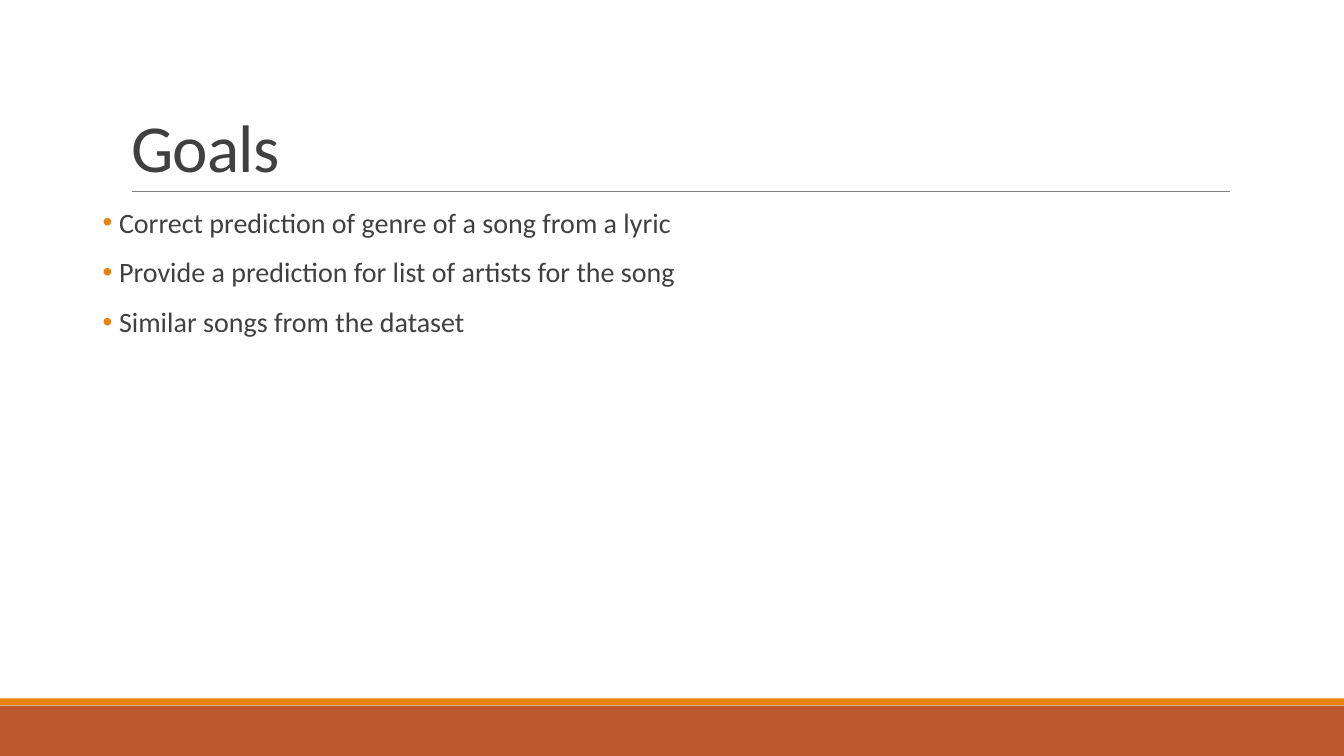
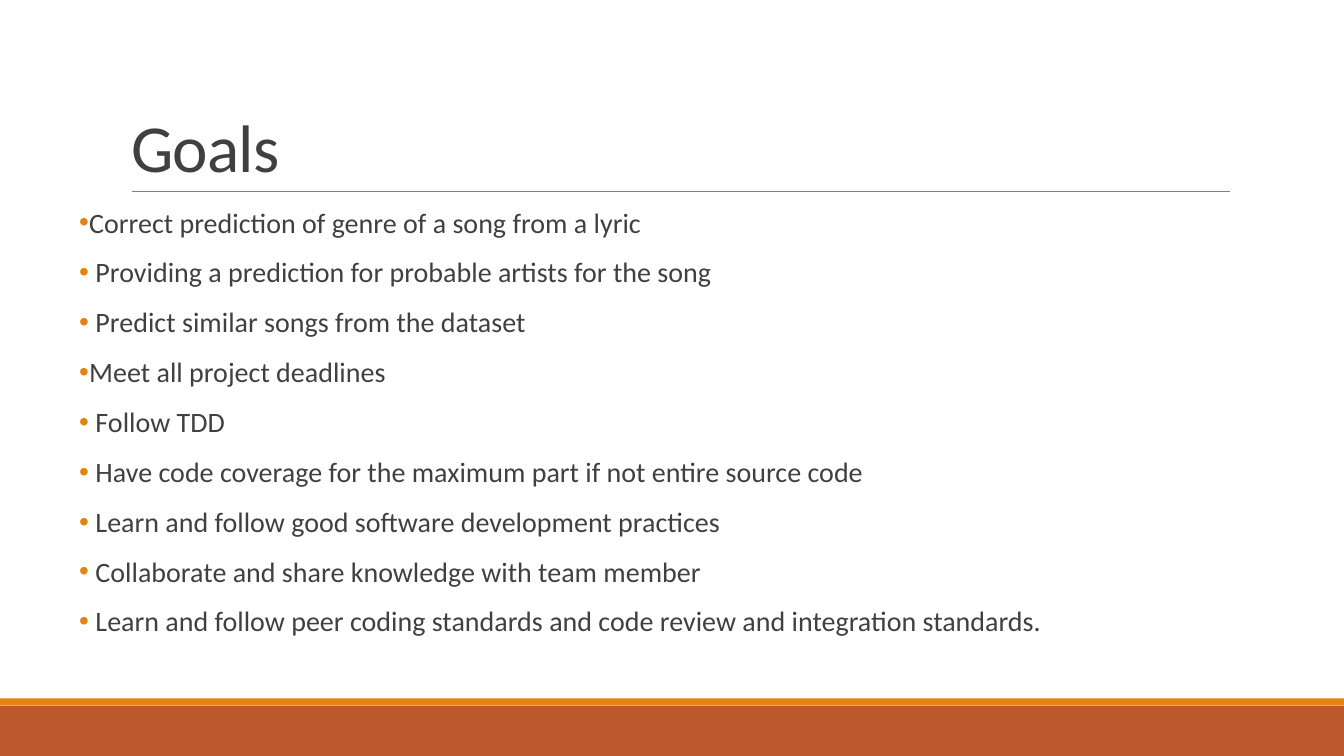
Before and after one commit to yingy4/csye7200-team2-spring2018, a slide deck: slide 8 of Genre Predictor from Lyrics.pptx. Drawn at 1344x756 pixels with LibreOffice and Linux fonts; fonts in the diff are those of the drawing. Boxes give left, top, right and bottom in pixels: in the first picture for what was removed or moved away, otherwise in the second. Text is boxed around its words. In the diff, an @@ line names an element or a change of style, - is before the commit and + after.

Commit message:
Add files via upload
Changes to integrate all corrections suggested and with time and date for milestones.

```diff
--- a/Genre Predictor from Lyrics.pptx
+++ b/Genre Predictor from Lyrics.pptx
@@ text "Correct prediction of genre of ...": place and size @@
-text "Correct prediction of genre of ..." at (119,213,675,337)
+text "Correct prediction of genre of ..." at (89,213,1041,636)
@@ text at (89,262,1041,636): text changed @@
-• Provide a prediction for list of artists for the song
-• Similar songs from the dataset
+• Providing a prediction for probable artists for the song
+• Predict similar songs from the dataset
+• Meet all project deadlines
+• Follow TDD
+• Have code coverage for the maximum part if not entire source code
+• Learn and follow good software development practices
+• Collaborate and share knowledge with team member
+• Learn and follow peer coding standards and code review and integration standards.
```
Also in this commit, not shown: 3 other slides changed.
